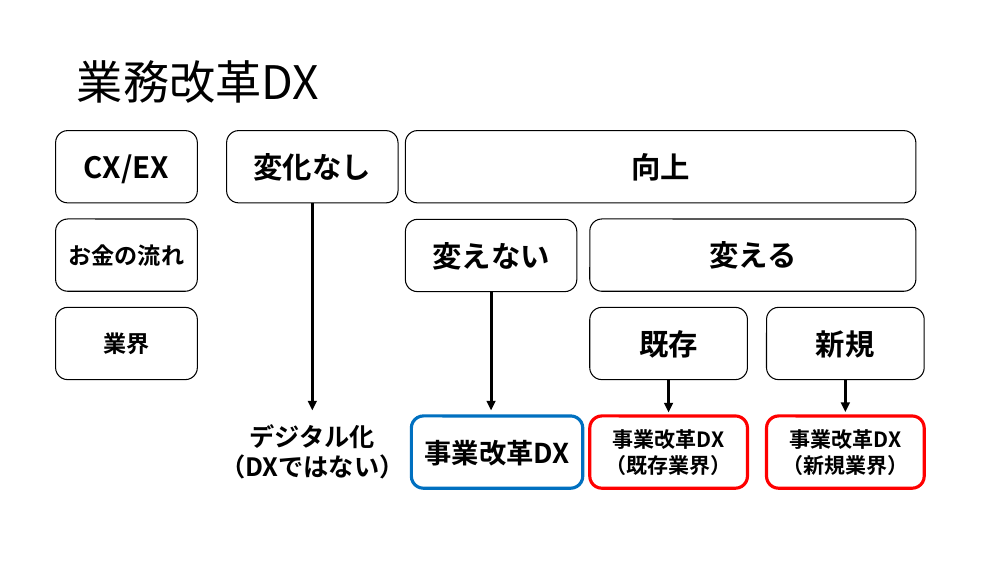
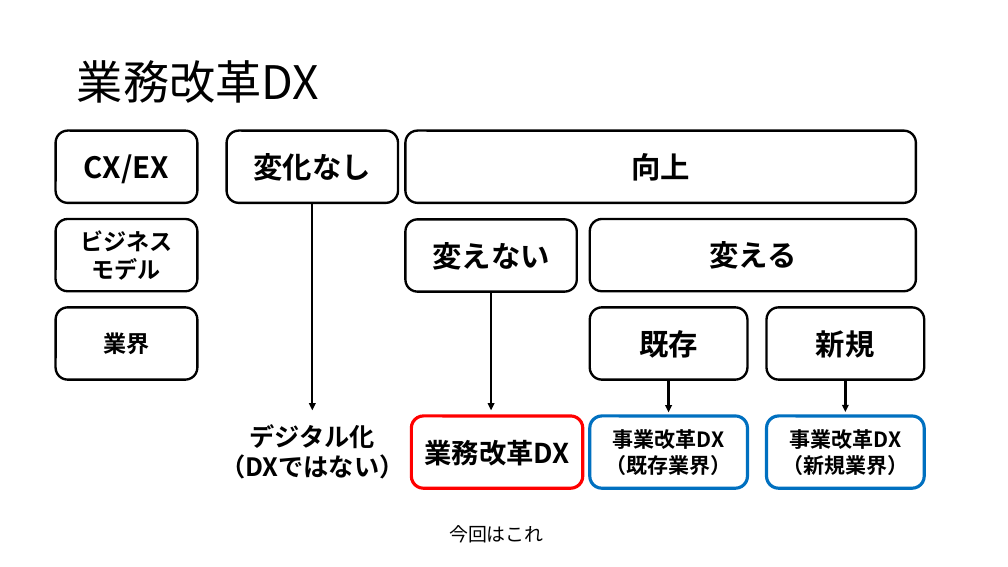
Before and after one commit to gakky0315/-, a slide deck: slide 2 of 図.pptx. Drawn at 1008x567 pixels with LibreOffice and Linux fonts; fonts in the diff are those of the drawing. Boxes give left, top, right and bottom in pixels: in the first picture for what was removed or moved away, otherwise in the second. Text is boxed around its words. In the diff, an @@ line names an element or a change of style, - is before the commit and + after.

```diff
--- a/図.pptx
+++ b/図.pptx
@@ arrow (312, 203) - (312, 411): stroke #000000 3 pt to #000000 2.25 pt @@
@@ outline #000000 1 pt to #000000 2.25 pt in 9 elements at [56,131,198,203], [56,308,198,380], [227,131,399,203], [405,131,916,203], [405,219,577,292], [590,219,916,292], [590,308,748,380], [767,308,925,380], [56,219,198,292] @@
@@ text in rounded rectangle at [80,230,172,280]: text changed @@
-お金の流れ
+ビジネス
+モデル
@@ arrow (492, 292) - (492, 411): stroke #000000 3 pt to #000000 2.25 pt @@
@@ arrow (668, 380) - (668, 412): stroke #000000 3 pt to #000000 2.25 pt @@
@@ arrow (845, 380) - (845, 412): stroke #000000 3 pt to #000000 2.25 pt @@
@@ rounded rectangle "業務改革DX" at [411,416,583,488]: outline #0070C0 3 pt to #FF0000 3 pt @@
@@ rounded rectangle "事業改革DX" at [590,416,748,488]: outline #FF0000 3 pt to #0070C0 3 pt @@
@@ rounded rectangle "事業改革DX" at [767,416,925,488]: outline #FF0000 3 pt to #0070C0 3 pt @@
@@ text in rounded rectangle at [424,439,569,466]: text changed @@
-事業改革DX
+業務改革DX
@@ text added at [449,525,543,543], 18 pt, text #000000 @@
+今回はこれ
```
Also in this commit, not shown: 7 other slides changed, 18 slides added, 3 other files.
